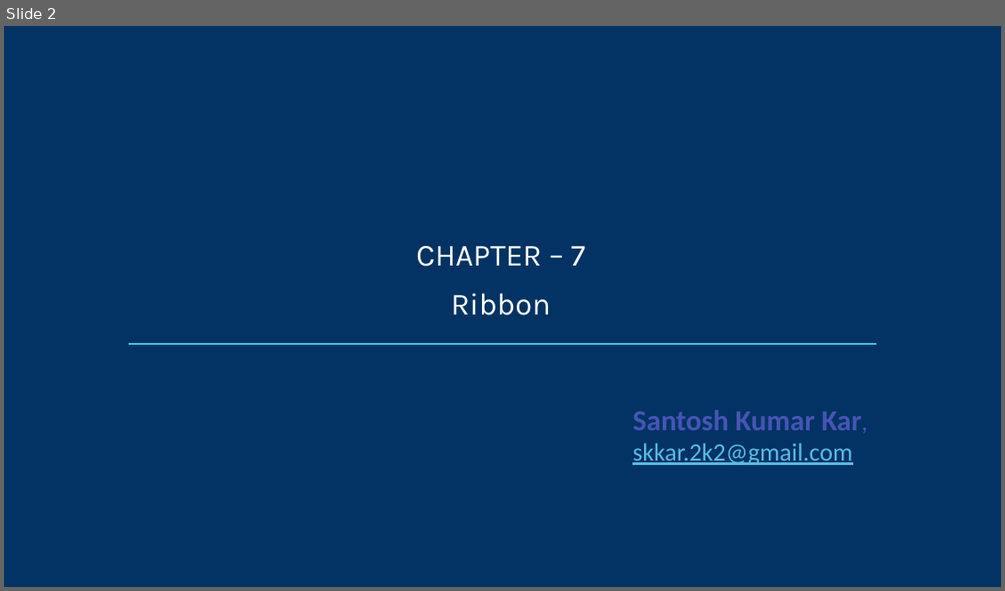
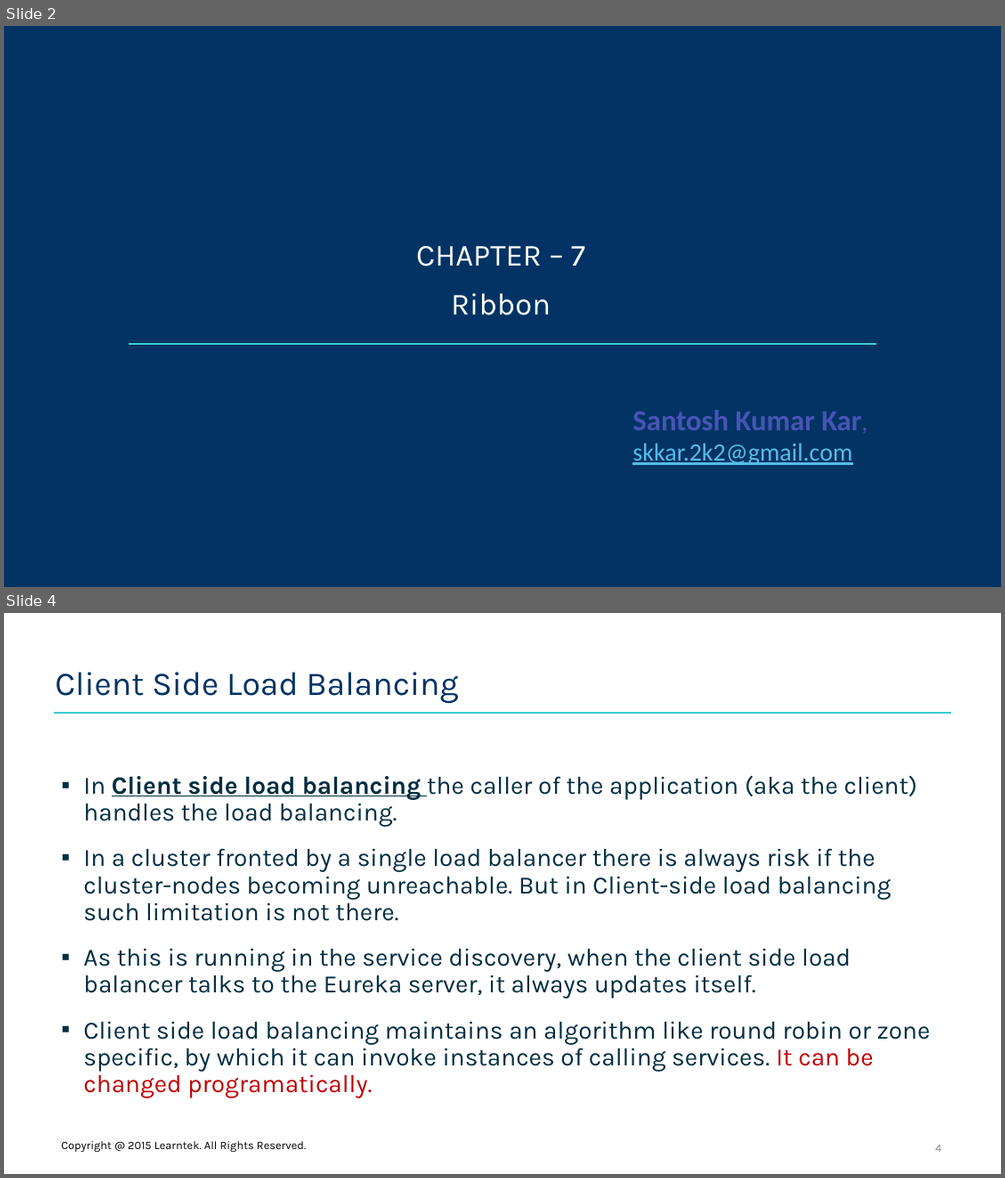
Before and after one commit to santoshkar/Microservice, a slide deck: Presentations/Part-7-Spring Cloud Ribbon.pptx. Shown one above the other, each under a label of ours: slide 2 before the commit, slides 2 and 4 after it; the slides between them are not shown. The pictures are 1005x591 and 1005x1178 pixels, drawn with LibreOffice and Linux fonts; fonts in the diff are those of the drawing; background and template pictures are left out. Boxes give left, top, right and bottom in pixels: in the first picture for what was removed or moved away, otherwise in the second. Text is boxed around its words. In the diff, an @@ line names an element or a change of style, - is before the commit and + after.

Commit message:
Added Ribbon load balancer ppt

```diff
--- a/Presentations/Part-7-Spring Cloud Ribbon.pptx
+++ b/Presentations/Part-7-Spring Cloud Ribbon.pptx
@@ slide 4 added at (4,613,1001,1174), background #FFFFFF @@
@@ title added at (55,672,459,704), 32 pt, text #033364 @@
+Client Side Load Balancing
@@ line added from (54, 713) to (952, 713), #39CCD3 2 pt @@
@@ text added at (83,776,930,1098), 24 pt, text #002D40 @@
+▪ In Client side load balancing the caller of the application (aka the client) handles the load balancing.
+▪ In a cluster fronted by a single load balancer there is always risk if the cluster-nodes becoming unreachable. But in Client-side load balancing such limitation is not there.
+▪ As this is running in the service discovery, when the client side load balancer talks to the Eureka server, it always updates itself.
+▪ Client side load balancing maintains an algorithm like round robin or zone specific, by which it can invoke instances of calling services. It can be changed programatically.
@@ text added at (61,1141,306,1151), 11 pt, text #000000 @@
+Copyright @ 2015 Learntek. All Rights Reserved.
@@ page number added at (935,1144,941,1151), 11 pt, text #8C8C8C @@
+4
```
Also in this commit, not shown: 1 slide changed, 7 other slides added, 1 other file.
